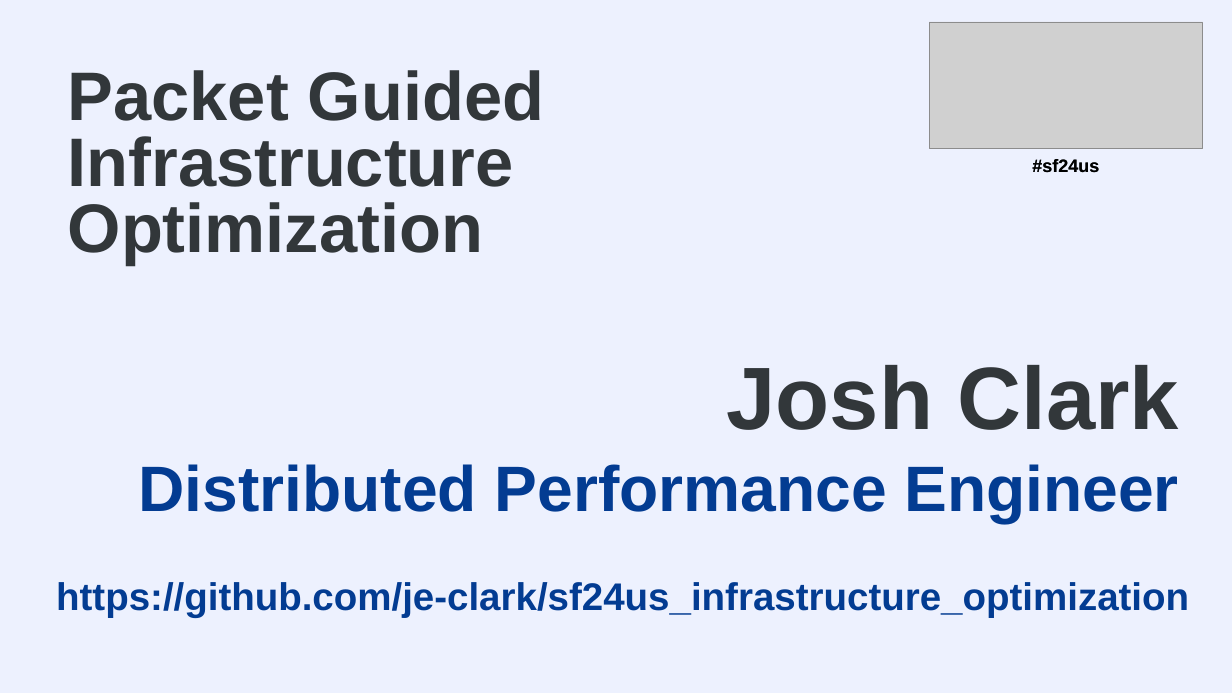
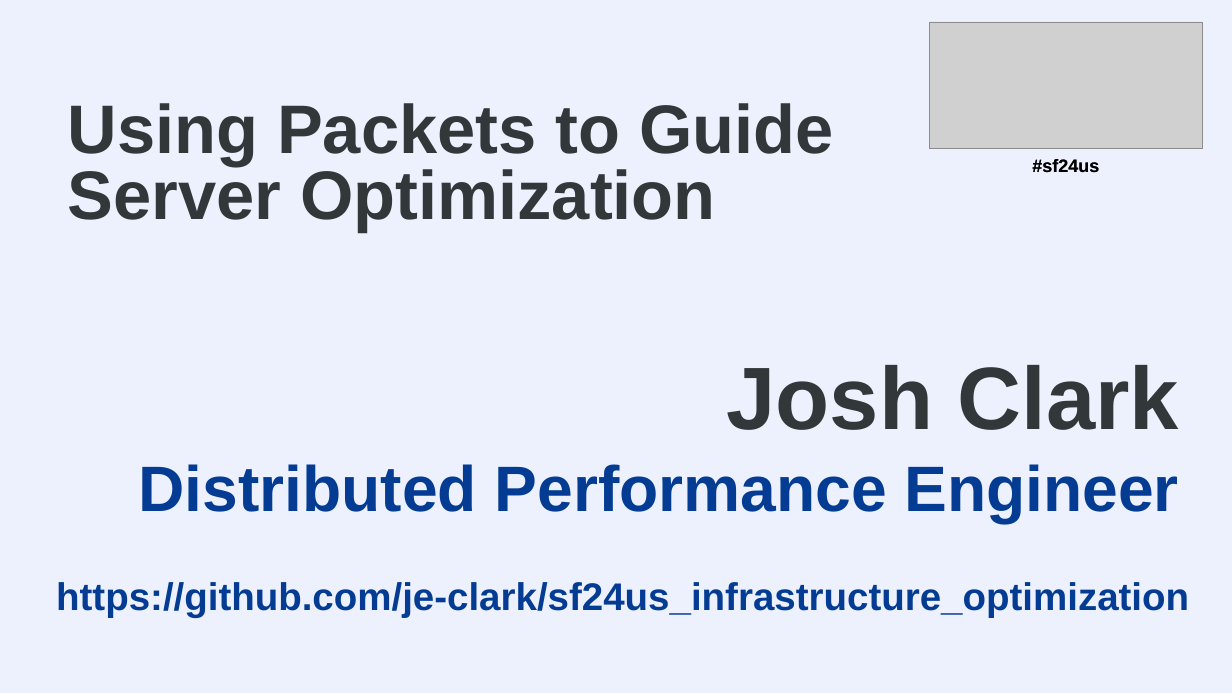
Before and after one commit to je-clark/sf24us_infrastructure_optimization, a slide deck: slide 1 of PacketGuidedOptimization_Sharkfest2024_JClark.pptx. Drawn at 1232x693 pixels with LibreOffice and Linux fonts; fonts in the diff are those of the drawing; grey boxes stand for pictures; background and template pictures are left out. Boxes give left, top, right and bottom in pixels: in the first picture for what was removed or moved away, otherwise in the second. Text is boxed around its words. In the diff, an @@ line names an element or a change of style, - is before the commit and + after.

Commit message:
Updated presentation title for better understanding

```diff
--- a/PacketGuidedOptimization_Sharkfest2024_JClark.pptx
+++ b/PacketGuidedOptimization_Sharkfest2024_JClark.pptx
@@ text at [68, 103, 833, 232]: text changed @@
-Packet Guided Infrastructure Optimization
+Using Packets to Guide Server Optimization
```
